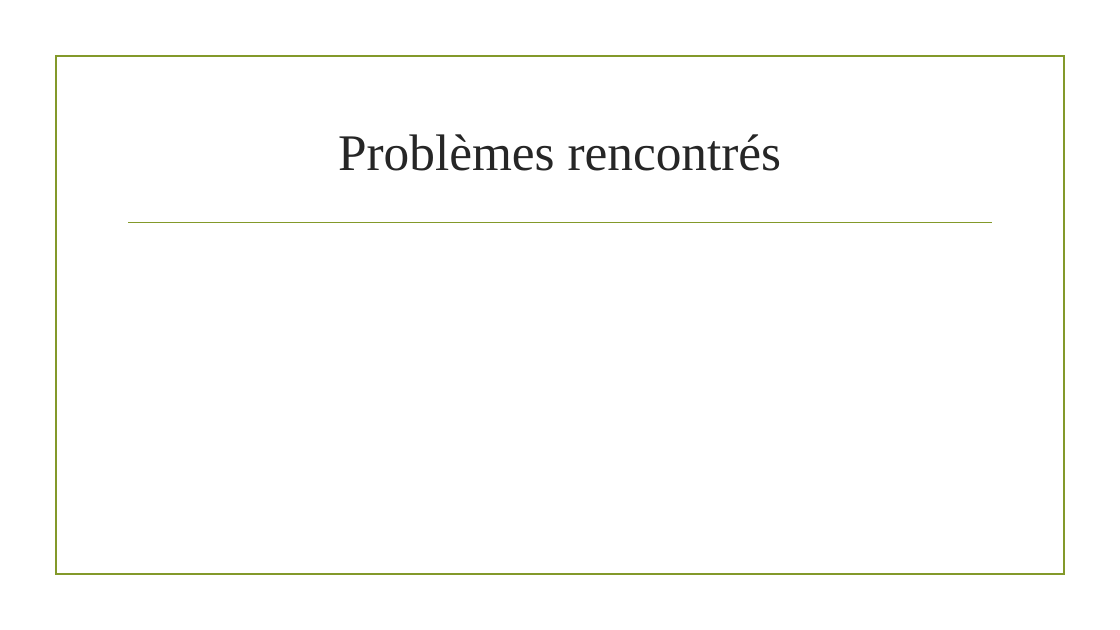
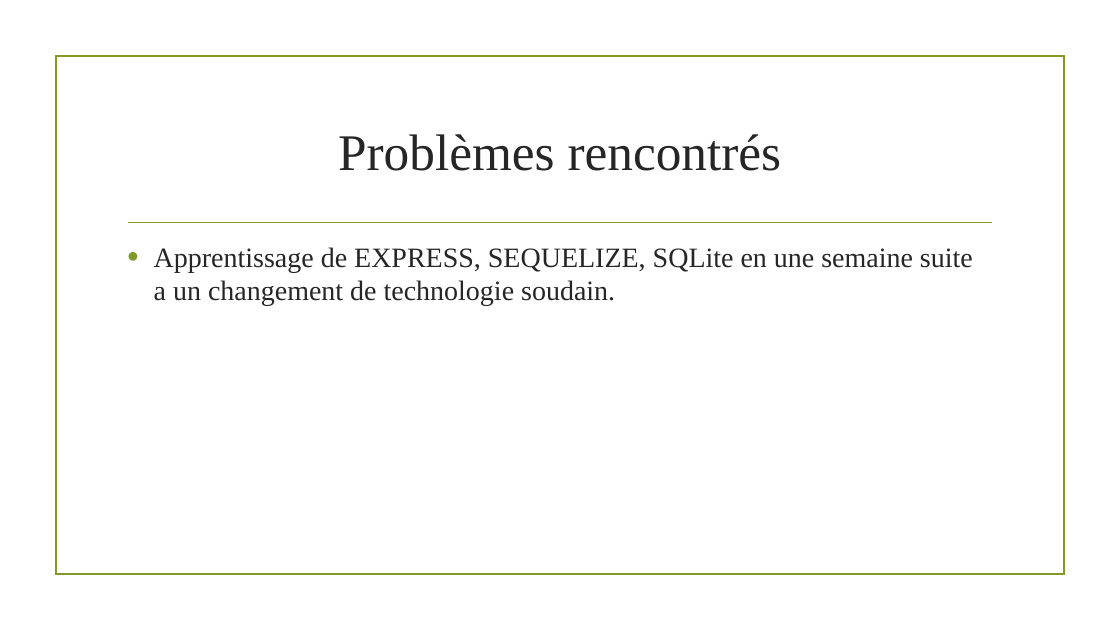
Before and after one commit to UndefinedThing/HardShop, a slide deck: slide 5 of Projet ORM-API.pptx. Drawn at 1120x630 pixels with LibreOffice and Linux fonts; fonts in the diff are those of the drawing; background and template pictures are left out. Boxes give left, top, right and bottom in pixels: in the first picture for what was removed or moved away, otherwise in the second. Text is boxed around its words. In the diff, an @@ line names an element or a change of style, - is before the commit and + after.

```diff
--- a/Projet ORM-API.pptx
+++ b/Projet ORM-API.pptx
@@ text added at bbox=[154, 247, 973, 306], 24 pt, text #262626 @@
+• Apprentissage de EXPRESS, SEQUELIZE, SQLite en une semaine suite a un changement de technologie soudain.
```
Also in this commit, not shown: 2 other slides changed, 1 slide added.
